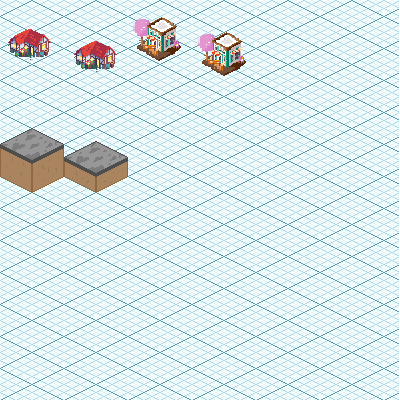
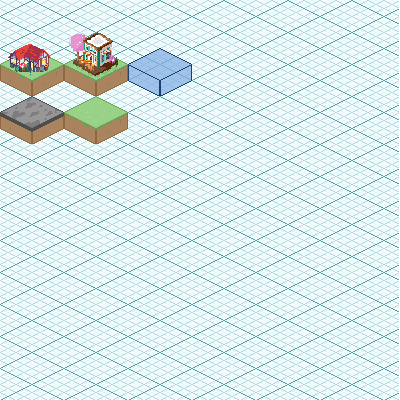
Layers edited between the first and the second 400px x 400px image:
painted on "Paint Layer 1 Merged" (1st of 2) over [0, 17, 251, 193]
showed "Paint Layer 1 Merged" (2nd of 2), painted on it over [0, 17, 251, 193]
painted on "Paint Layer 2 (pasted) Merged" over [0, 17, 251, 193]
